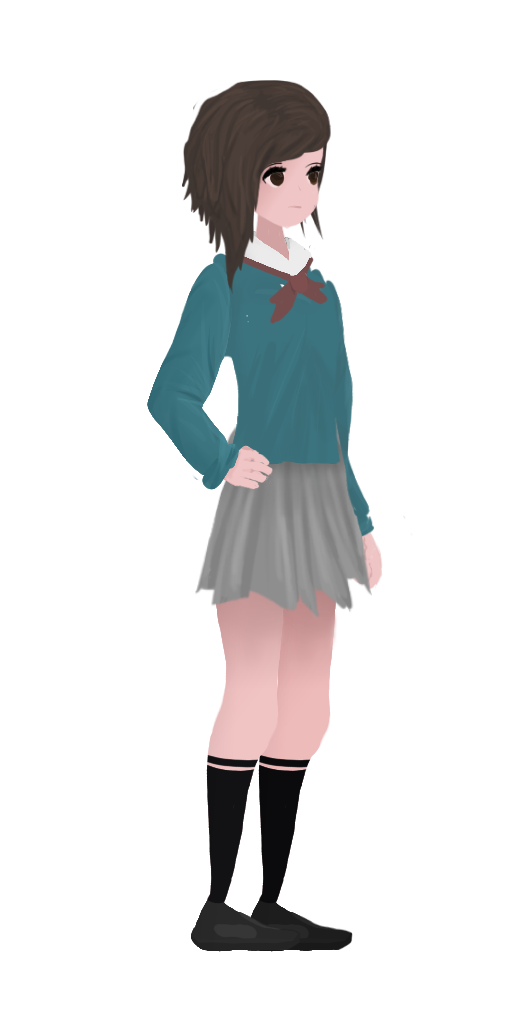
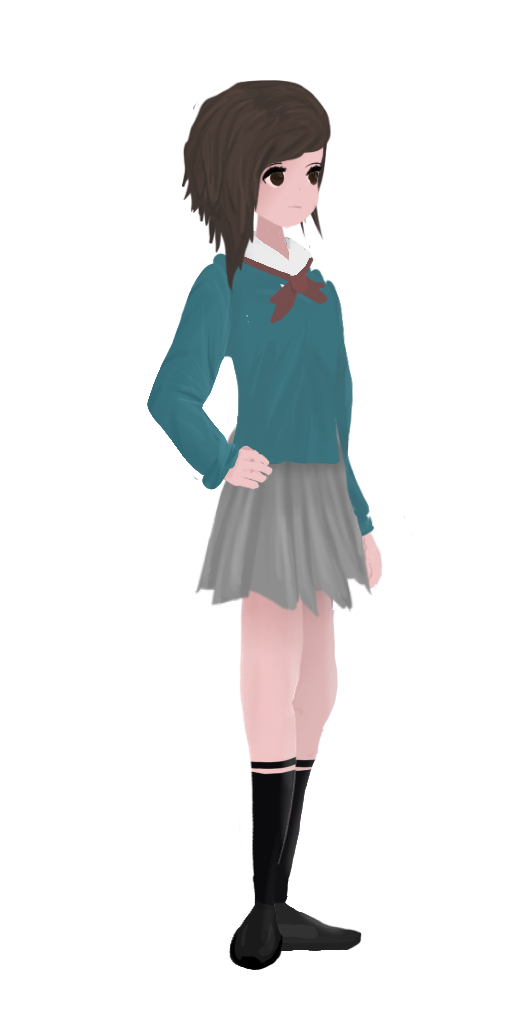
The second 512x1024 image is a revision of the first. Changes to its layers:
painted on "leg_right" over box(191, 587, 362, 971)
painted on "leg_left" over box(191, 587, 362, 971)
painted on "hand_left" over box(316, 588, 338, 646)
